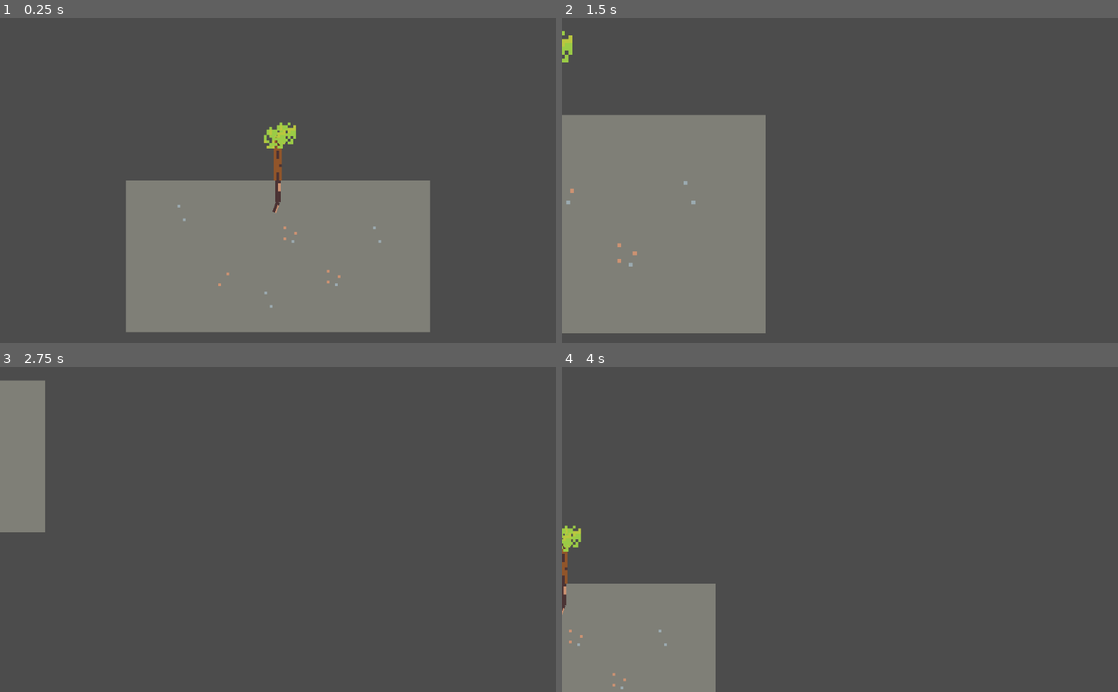
Above: before the commit, frames 1-4 (two rows, left to right).
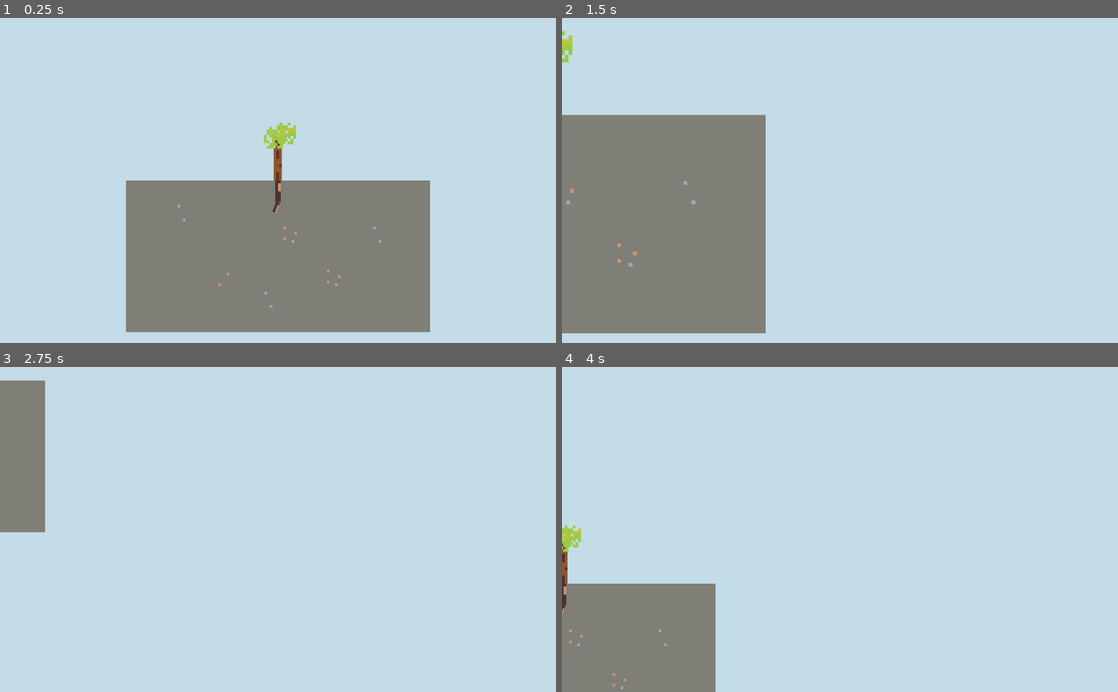
Above: after the commit, the same moments.

Repository: martindzejky/my-little-tree
Game: Godot game, scene res://scenes/main.tscn
Two runs of this game, one before a commit and one after it. Both use one fixed random seed, a clock stepped at 60 frames per second and the inputs below.
Inputs (mouse positions are in pixels of both pictures, inside the frame that each line leads up to):
- Up to frame 1 (0.25 s): no input
- Up to frame 2 (1.5 s): tap Enter at 0.5 s; move the mouse to (962, 164) at 0.52 s; press the mouse at (962, 164) at 0.53 s; hold D (move_right) 0.53-1.28 s; move the mouse to (728, 196) at 1.27 s; release the mouse at (728, 196) at 1.28 s; hold S (move_down) from 1.28 s (still down); tap Mouse wheel up (zoom_in) at 1.35 s
- Up to frame 3 (2.75 s): click (166, 545) at 1.55 s; move the mouse to (333, 458) at 2.02 s; release S (move_down) at 2.03 s; press the mouse at (333, 458) at 2.03 s; hold D (move_right) from 2.03 s (still down); tap Mouse wheel down (zoom_out) at 2.1 s
- Up to frame 4 (4 s): move the mouse to (812, 594) at 2.77 s; release D (move_right) at 2.78 s; release the mouse at (812, 594) at 2.78 s; hold W (move_up) 2.78-3.53 s; click (812, 594) at 2.85 s; move the mouse to (1006, 578) at 3.52 s; press the mouse at (1006, 578) at 3.53 s; hold A (move_left) from 3.53 s (still down)

The runs differ from the first frame. In frame 1, 74% of the frame differs, in the area x 0-100%, y 0-100%; in frame 2, 75%; in frame 3, 96%; in frame 4, 91%.

Commit message:
implement collision shapes for branches and roots

Diff:
--- a/objects/branchBase.tscn
+++ b/objects/branchBase.tscn
@@ -1,8 +1,9 @@
-[gd_scene load_steps=4 format=2]
+[gd_scene load_steps=5 format=2]
 
 [ext_resource path="res://sprites/wood.png" type="Texture" id=1]
 [ext_resource path="res://scripts/branch.gd" type="Script" id=2]
 [ext_resource path="res://scripts/branchSprite.gd" type="Script" id=3]
+[ext_resource path="res://scripts/branchCollider.gd" type="Script" id=4]
 
 [node name="root" type="Node2D"]
 script = ExtResource( 2 )
@@ -13,4 +14,12 @@
 region_rect = Rect2( 0, 0, 8, 8 )
 script = ExtResource( 3 )
 
+[node name="collider" type="Area2D" parent="."]
+script = ExtResource( 4 )
+spriteToModulatePath = NodePath("../sprite")
+
+[node name="shape" type="CollisionShape2D" parent="collider"]
+
 [node name="children" type="Node2D" parent="."]
+[connection signal="mouse_entered" from="collider" to="collider" method="_on_collider_mouse_entered"]
+[connection signal="mouse_exited" from="collider" to="collider" method="_on_collider_mouse_exited"]
--- a/objects/tree.tscn
+++ b/objects/tree.tscn
@@ -1,7 +1,8 @@
-[gd_scene load_steps=3 format=2]
+[gd_scene load_steps=4 format=2]
 
 [ext_resource path="res://objects/branch.tscn" type="PackedScene" id=1]
 [ext_resource path="res://objects/root.tscn" type="PackedScene" id=2]
+[ext_resource path="res://scripts/player/rootGrowth.gd" type="Script" id=3]
 
 [node name="root" type="Node2D"]
 
@@ -32,6 +33,11 @@
 length = 4.0
 thickness = 1.5
 
+[node name="player" type="Node2D" parent="."]
+
+[node name="rootGrowth" type="Node2D" parent="player"]
+script = ExtResource( 3 )
+
 [editable path="branches/trunk"]
 
 [editable path="roots/initial"]
--- a/project.godot
+++ b/project.godot
@@ -30,6 +30,10 @@
 config/description="Ludum Dare #48 game about growing a tree."
 run/main_scene="res://scenes/main.tscn"
 config/icon="res://icon.png"
+
+[autoload]
+
+MyTree="*res://scripts/autoload/myTree.gd"
 
 [input]
 
@@ -67,7 +71,20 @@
 "events": [ Object(InputEventMouseButton,"resource_local_to_scene":false,"resource_name":"","device":0,"alt":false,"shi …(212 unchanged characters)…
  ]
 }
+root_growth={
+"deadzone": 0.5,
+"events": [ Object(InputEventMouseButton,"resource_local_to_scene":false,"resource_name":"","device":0,"alt":false,"shift":false,"control":false,"meta":false,"command":false,"button_mask":0,"position":Vector2( 0, 0 ),"global_position":Vector2( 0, 0 ),"factor":1.0,"button_index":1,"pressed":false,"doubleclick":false,"script":null)
+, Object(InputEventKey,"resource_local_to_scene":false,"resource_name":"","device":0,"alt":false,"shift":false,"control":false,"meta":false,"command":false,"pressed":false,"scancode":69,"unicode":0,"echo":false,"script":null)
+ ]
+}
+root_growth_cancel={
+"deadzone": 0.5,
+"events": [ Object(InputEventMouseButton,"resource_local_to_scene":false,"resource_name":"","device":0,"alt":false,"shift":false,"control":false,"meta":false,"command":false,"button_mask":0,"position":Vector2( 0, 0 ),"global_position":Vector2( 0, 0 ),"factor":1.0,"button_index":2,"pressed":false,"doubleclick":false,"script":null)
+, Object(InputEventKey,"resource_local_to_scene":false,"resource_name":"","device":0,"alt":false,"shift":false,"control":false,"meta":false,"command":false,"pressed":false,"scancode":16777217,"unicode":0,"echo":false,"script":null)
+ ]
+}
 
 [rendering]
 
+environment/default_clear_color=Color( 0.768627, 0.866667, 0.913725, 1 )
 environment/default_environment="res://default_env.tres"
--- /dev/null
+++ b/scripts/autoload/myTree.gd
@@ -0,0 +1,4 @@
+extends Node
+
+# This script is loaded using AutoLoad, it is available always
+# and globally. It stores global information about the growing tree.
--- /dev/null
+++ b/scripts/branchCollider.gd
@@ -0,0 +1,31 @@
+extends Area2D
+
+export(NodePath) var spriteToModulatePath
+
+# keep updating the size of the collider's shape based on the size
+# of the branch
+func _process(delta):
+    var root = get_parent()
+    assert(root is Branch, "branch sprite does not have branch as parent")
+
+    $shape.position.y = root.length / 2 * root.growDirection
+
+    var shape = $shape.get_shape()
+    if not shape:
+        shape = RectangleShape2D.new()
+        $shape.set_shape(shape)
+
+    shape.extents = Vector2(root.thickness / 2, root.length / 2)
+
+
+
+func _on_collider_mouse_entered():
+    var sprite = get_node(spriteToModulatePath) as Sprite
+    assert(sprite is Sprite)
+    sprite.self_modulate = Color.red
+
+
+func _on_collider_mouse_exited():
+    var sprite = get_node(spriteToModulatePath) as Sprite
+    assert(sprite is Sprite)
+    sprite.self_modulate = Color.white
--- /dev/null
+++ b/scripts/player/rootGrowth.gd
@@ -0,0 +1,16 @@
+extends Node2D
+
+var isGrowing = false
+
+func _input(event):
+
+    if event.is_action_pressed('root_growth') and not isGrowing:
+        isGrowing = true
+
+
+    if event.is_action_released('root_growth') and isGrowing:
+        isGrowing = false
+
+
+    if event.is_action_released('root_growth_cancel') and isGrowing:
+        isGrowing = false
